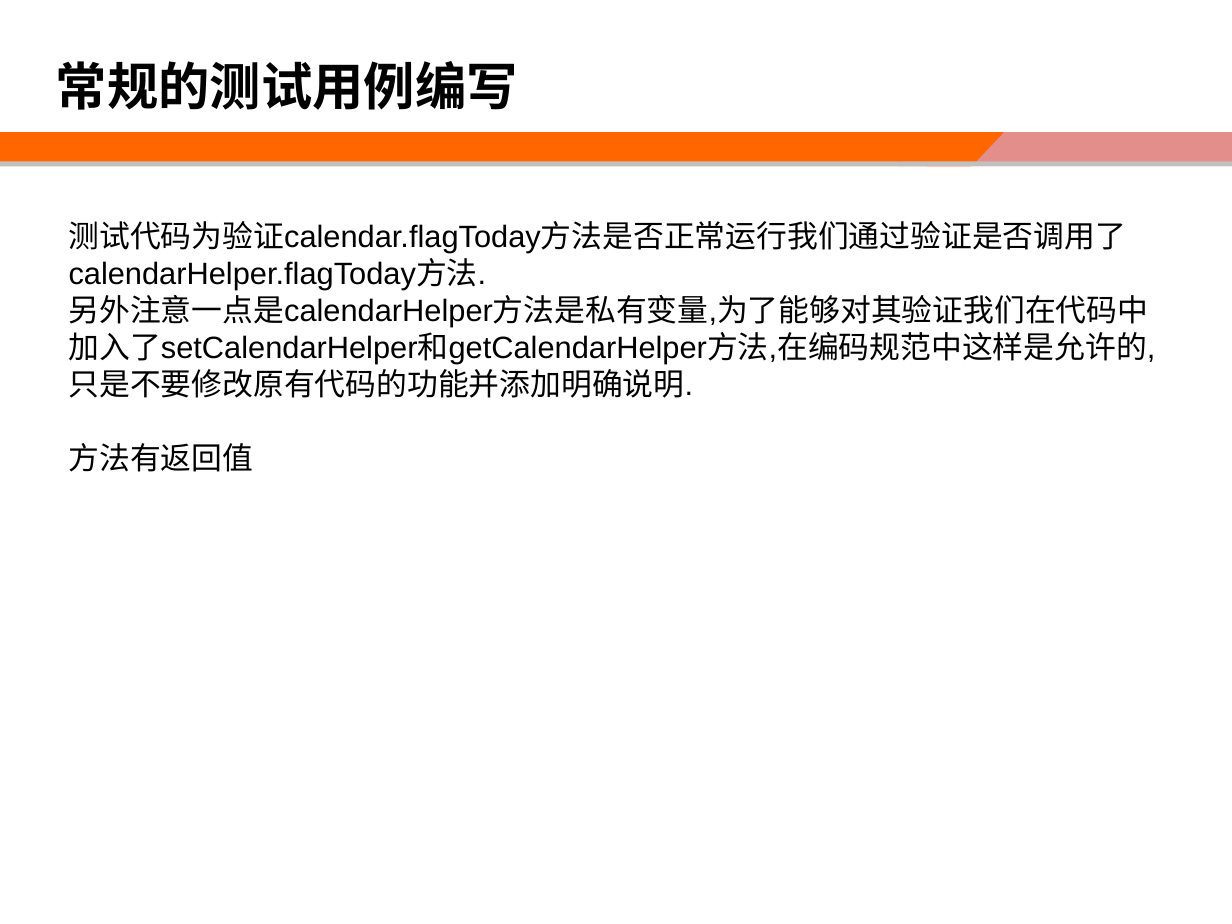
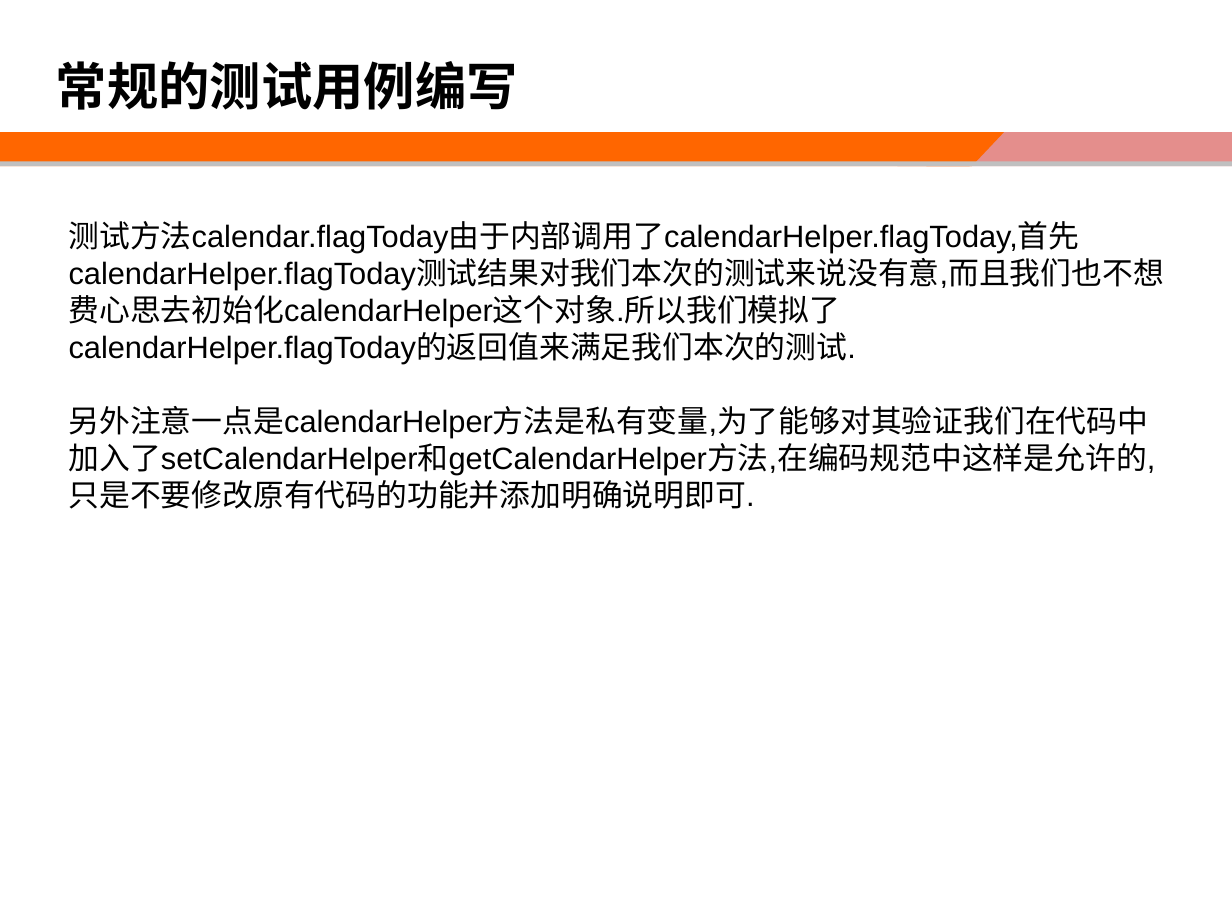
Before and after one commit to zhaosw/doc, a slide deck: slide 30 of 单元测试教程.ppt (slide 22 before the commit). Drawn at 1232x924 pixels with LibreOffice and Linux fonts; fonts in the diff are those of the drawing; background and template pictures are left out. Boxes give left, top, right and bottom in pixels: in the first picture for what was removed or moved away, otherwise in the second. Text is boxed around its words. In the diff, an @@ line names an element or a change of style, - is before the commit and + after.

```diff
--- a/单元测试教程.ppt
+++ b/单元测试教程.ppt
@@ text at <box>69,221,1164,509</box>: text changed @@
-测试代码为验证calendar.flagToday方法是否正常运行我们通过验证是否调用了calendarHelper.flagToday方法.
-另外注意一点是calendarHelper方法是私有变量,为了能够对其验证我们在代码中加入了setCalendarHelper和getCalendarHelper方法,在编码规范中这样是允许的,只是不要修改原有代码的功能并添加明确说明.
-方法有返回值
+测试方法calendar.flagToday由于内部调用了calendarHelper.flagToday,首先calendarHelper.flagToday测试结果对我们本次的测试来说没有意,而且我们也不想费心思去初始化calendarHelper这个对象.所以我们模拟了calendarHelper.flagToday的返回值来满足我们本次的测试.
+另外注意一点是calendarHelper方法是私有变量,为了能够对其验证我们在代码中加入了setCalendarHelper和getCalendarHelper方法,在编码规范中这样是允许的,只是不要修改原有代码的功能并添加明确说明即可.
```
Also in this commit, not shown: 6 other slides changed, 12 slides added, 2 slides removed.
